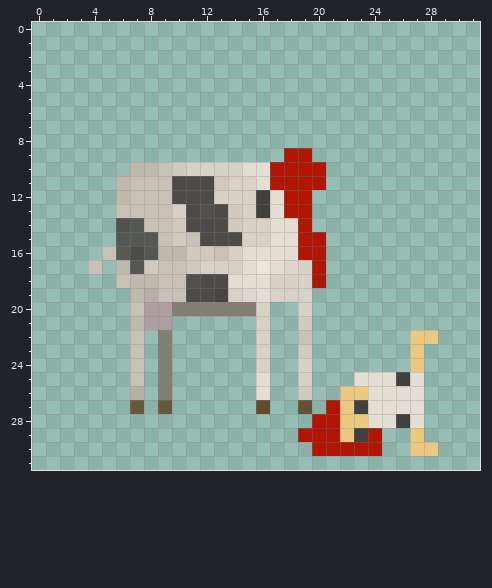
Pixel-art sprite: textures/collected.png. The picture above was drawn from the file before the commit.
The file is 32x32 pixels. Colours within 5 levels of each other are drawn and written as one. The old version is drawn lined up with the new one.
Now the later version:
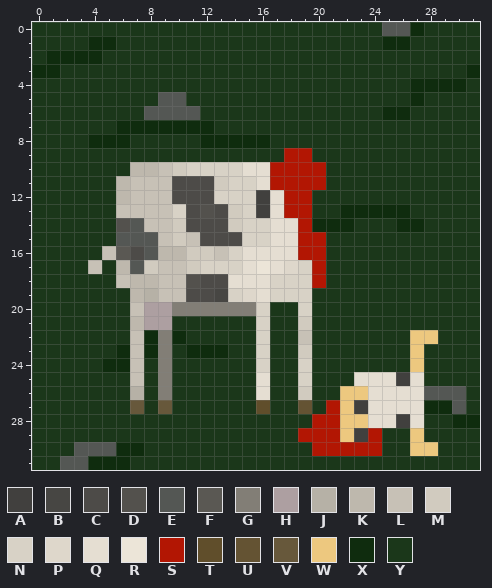
Palette (. is transparent): A #41403e  B #474643  C #4d4b48  D #53514d  E #545754  F #5a5853  G #827e76  H #ad9fa1  J #b6b1a6  K #beb8ad  L #c7c1b6  M #d1cbbf  N #d8d2c6  P #ded7cb  Q #e5ded2  R #ece5d8  S #b21603  T #604e2b  U #645333  V #67583b  W #edc87f  X #0f2c0e  Y #1b371a
Edits made:
whole drawing moved by -3,+0 (the old picture is shown already moved)
Changed rows in their new state; - is an unchanged pixel.
first column x 0:
 0 YYYYYYYYYYYYYYYYYYYYYYYYYEEXYYYY
 1 YYYYXXYYYYYYYYYYYYYYYYYYYXXYYYYY
 2 YXXXXYYYYYYYYYYYYYYYYYYYYYYYYYYY
 3 XXYYYYYYYYYYYYYYYYYYYYYYYYYYYYYX
 4 YYYYYYYYYYYYYYYYYYYYYYYYYYYXXXXY
 5 YYYYYYYYYEEYYYYYYYYYYYYYYYYXYYYY
 6 YYYYYYYYEEEEYYYYYYYYYYYYYXXYYYYY
 7 YYYYYYXXXXXXXYYYYYYYYYYYYYYYYYYY
 8 YYYYXXXYYYYYXXXXXYYYYYYYYYYYYYYY
 9 YYYYYYYYYYYYYYYYYY--YYYYYYYYYYYY
10 YYYYYYY--------------YYYYYYYYYYY
11 YYYYYY---------------YYYYYYYYYYY
12 YYYYYY--------------YYYYYYYYYYYY
13 YYYYYY--------------YYXXXXXYYYYY
14 YYYYYY--------------XXXYYYXXYYYY
15 YYYYYY---------------YYYYYYYYYYY
16 YYYYY----------------YYYYYYYYYYY
17 YYYY-Y---------------YYYYYYYYYYY
18 YYYYYY---------------YYYYYYYYYYY
19 YYYYYYY-------------YYYYYYYYYYYY
20 YYYYYYY----------YY-YYYYYYYYYYYY
21 YYYYYYY---YYYYYY-YY-YYYYYYYYYYYY
22 YYYYYYY-X-XYYYYY-YY-YYYYYYY--YYY
23 YYYYYYX-X-YXXXYY-YY-YYYYYYY-YYYY
24 YYYYYXX-Y-YYYYYY-YY-YYYYYYY-YYYY
25 YYYYYYY-Y-YYYYYY-YY-YYY-----YYYY
26 YYYYYYY-Y-YYYYYY-YY-YY------EEEY
27 YYYYYYY-Y-YYYYYY-YY-Y-------XXEY
28 YYYYYYYYYYYYYYYYYYYY--------YYXX
29 YYYYYYYYYYYYYYYYYYY------YY-YYYY
30 YYYEEEXXYYYYYYYYYYYY-----YY--YYY
31 YYEEXXXYYYYYYYYYYYYYYYYYYYYYYYYY
Boxes around the changes in both pictures, in picture pixels (x1, y1, x2, y2):
added: (32, 22, 480, 470)
